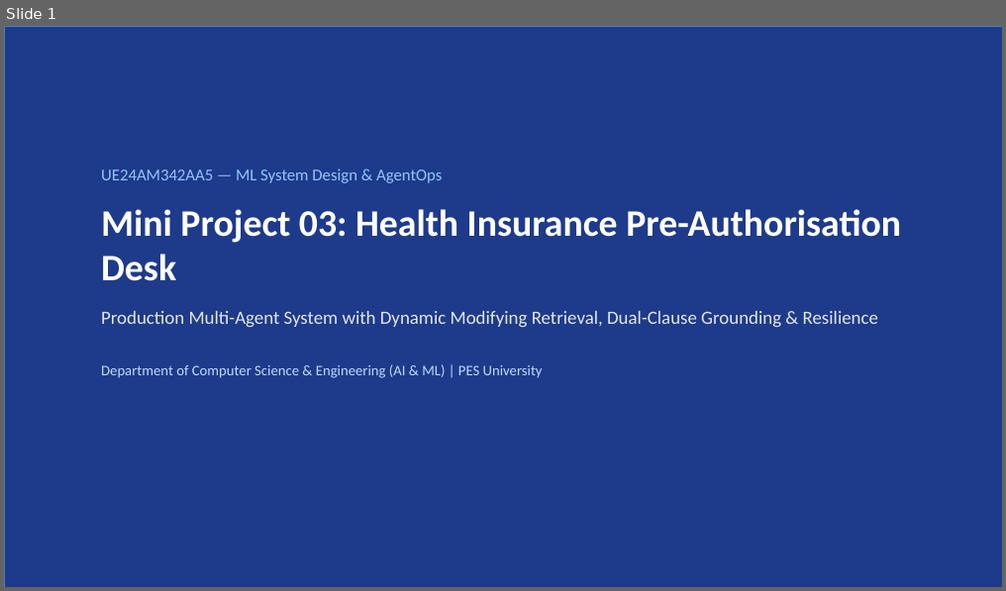
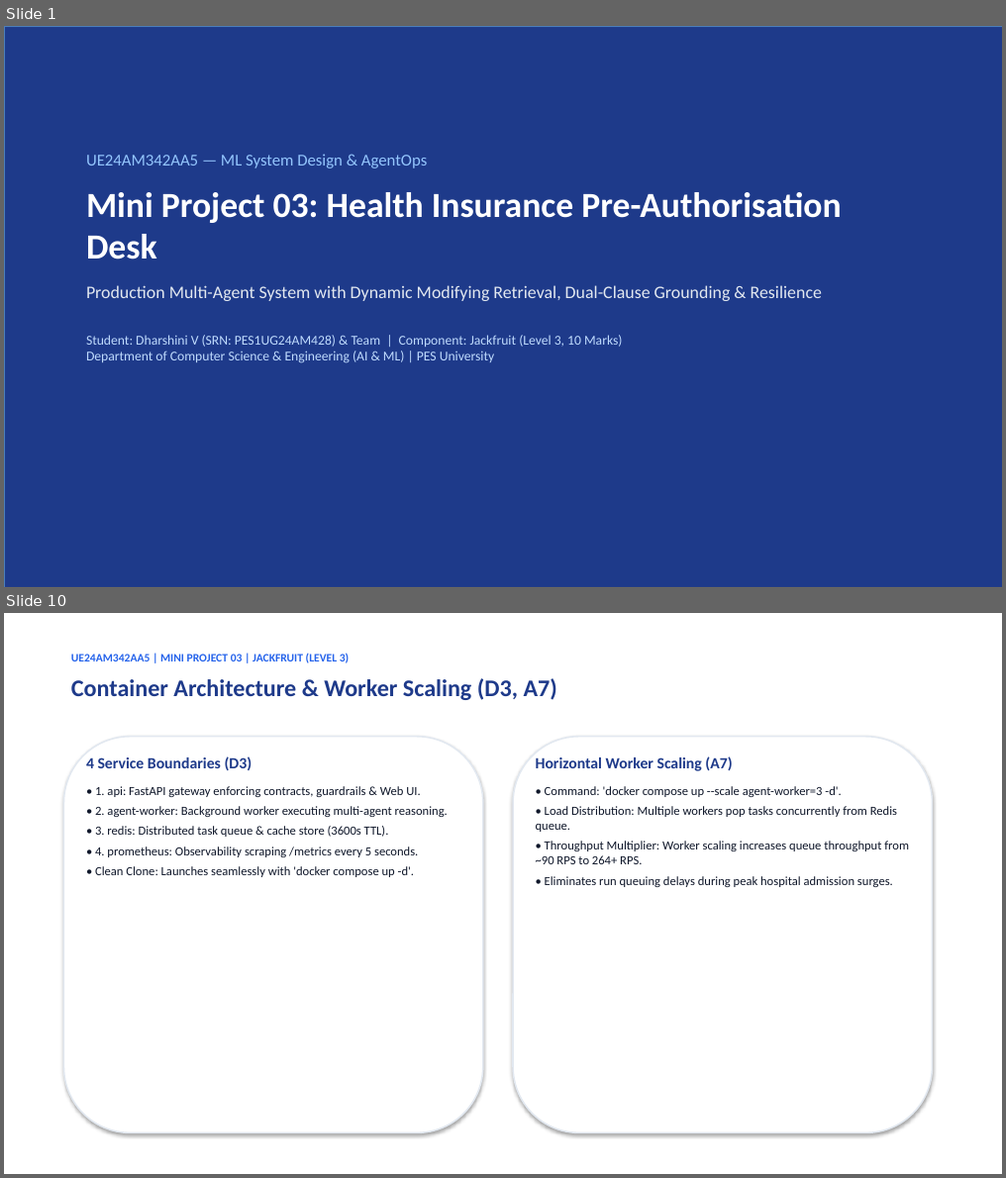
Before and after one commit to DharshiniPES/health-insurance-preauth-desk, a slide deck: PreAuthorisation_Desk_Presentation.pptx. Shown one above the other, each under a label of ours: slide 1 before the commit, slides 1 and 10 after it; the slides between them are not shown. The pictures are 1006x591 and 1006x1178 pixels, drawn with LibreOffice and Linux fonts; fonts in the diff are those of the drawing. Boxes give left, top, right and bottom in pixels: in the first picture for what was removed or moved away, otherwise in the second. Text is boxed around its words. In the diff, an @@ line names an element or a change of style, - is before the commit and + after.

```diff
--- a/PreAuthorisation_Desk_Presentation.pptx
+++ b/PreAuthorisation_Desk_Presentation.pptx
@@ slide 10 added at box(4, 613, 1002, 1174), background #FFFFFF @@
@@ text added at box(71, 653, 349, 663), 11 pt, text #2563EB, bold @@
+UE24AM342AA5 | MINI PROJECT 03 | JACKFRUIT (LEVEL 3)
@@ text added at box(71, 678, 557, 700), 23 pt, text #1E3A8A, bold @@
+Container Architecture & Worker Scaling (D3, A7)
@@ rounded rectangle added at box(63, 737, 483, 1134), fill #FFFFFF, outline #E2E8F0 1.5 pt @@
@@ text added at box(86, 757, 448, 877), 12 pt, text #0F172A @@
+4 Service Boundaries (D3)
+• 1. api: FastAPI gateway enforcing contracts, guardrails & Web UI.
+• 2. agent-worker: Background worker executing multi-agent reasoning.
+• 3. redis: Distributed task queue & cache store (3600s TTL).
+• 4. prometheus: Observability scraping /metrics every 5 seconds.
+• Clean Clone: Launches seamlessly with 'docker compose up -d'.
@@ rounded rectangle added at box(513, 737, 933, 1134), fill #FFFFFF, outline #E2E8F0 1.5 pt @@
@@ text added at box(536, 757, 909, 887), 12 pt, text #0F172A @@
+Horizontal Worker Scaling (A7)
+• Command: 'docker compose up --scale agent-worker=3 -d'.
+• Load Distribution: Multiple workers pop tasks concurrently from Redis queue.
+• Throughput Multiplier: Worker scaling increases queue throughput from ~90 RPS to 264+ RPS.
+• Eliminates run queuing delays during peak hospital admission surges.
@@ slide 1 changed as well @@
@@ text "UE24AM342AA5 — ML System Design ...": place and size @@
-text "UE24AM342AA5 — ML System Design ..." at box(101, 169, 901, 378)
+text "UE24AM342AA5 — ML System Design ..." at box(86, 154, 841, 364)
@@ text at box(86, 154, 841, 301): size 36 to 34 pt in "Mini Project 03: Health Insurance Pre-Authorisation Desk"; size 18 to 17 pt in "Production Multi-Agent System with Dynamic Modifying Retriev ..."; less space between paragraphs @@
@@ text at box(86, 335, 622, 364): text changed; size 14 to 13 pt @@
-Department of Computer Science & Engineering (AI & ML) | PES University
+Student: Dharshini V (SRN: PES1UG24AM428) & Team | Component: Jackfruit (Level 3, 10 Marks)
+Department of Computer Science & Engineering (AI & ML) | PES University
```
Also in this commit, not shown: 4 other slides changed, 6 other slides added, 5 slides removed, 5 other files.
